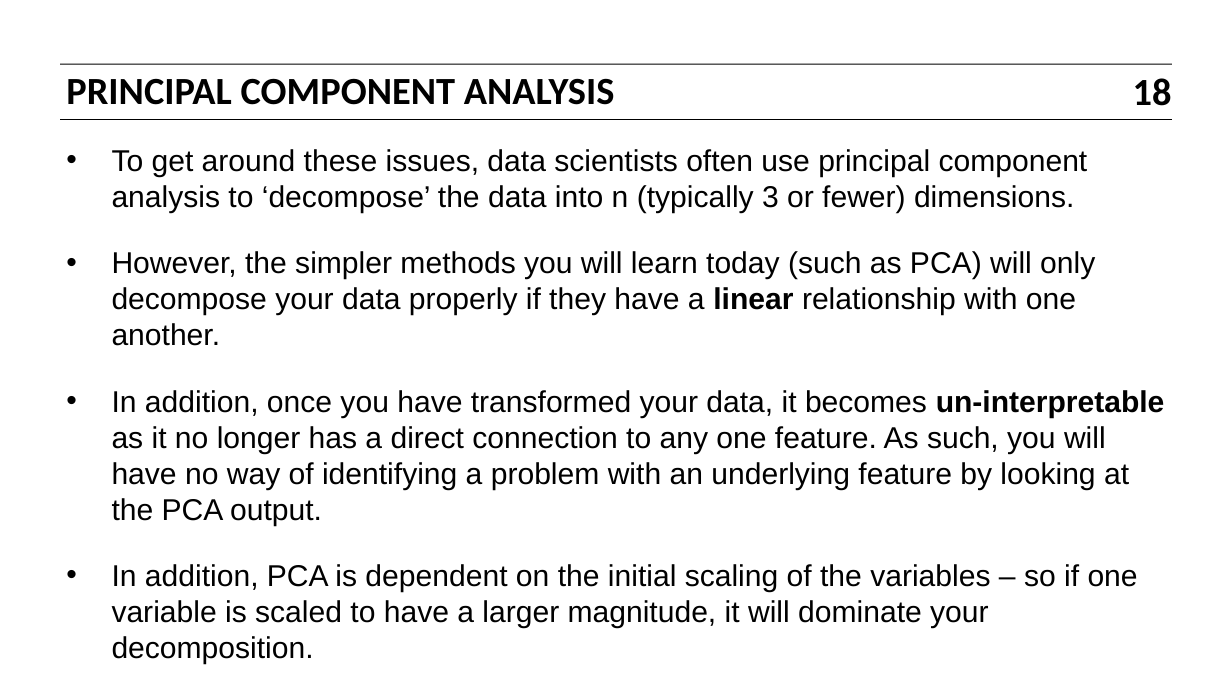
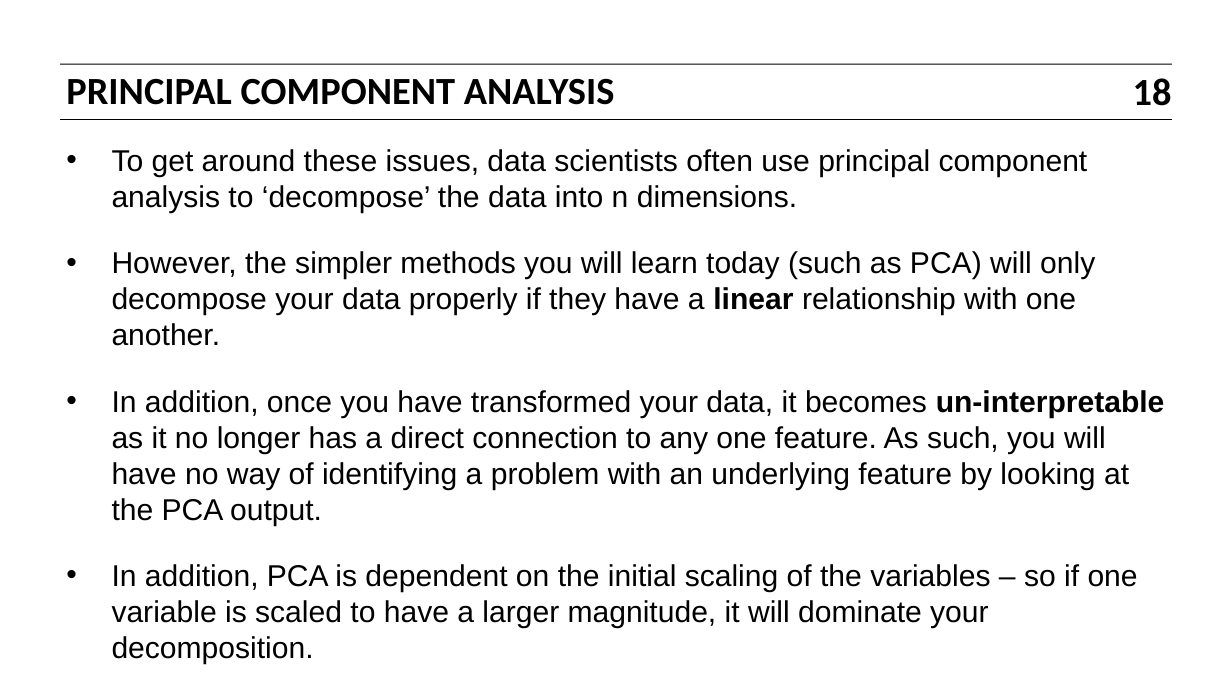
Before and after one commit to bbalin12/DAT5_BOS, a slide deck: slide 18 of slides/11_dimensionality_reduction_and_clustering.pptx. Drawn at 1232x692 pixels with LibreOffice and Linux fonts; fonts in the diff are those of the drawing. Boxes give left, top, right and bottom in pixels: in the first picture for what was removed or moved away, otherwise in the second. Text is boxed around its words. In the diff, an @@ line names an element or a change of style, - is before the commit and + after.

```diff
--- a/slides/11_dimensionality_reduction_and_clustering.pptx
+++ b/slides/11_dimensionality_reduction_and_clustering.pptx
@@ text at box(112, 149, 1088, 213): text changed @@
-• To get around these issues, data scientists often use principal component analysis to ‘decompose’ the data into n (typically 3 or fewer) dimensions.
+• To get around these issues, data scientists often use principal component analysis to ‘decompose’ the data into n dimensions.
```
Also in this commit, not shown: 4 other slides changed, 3 other files.
